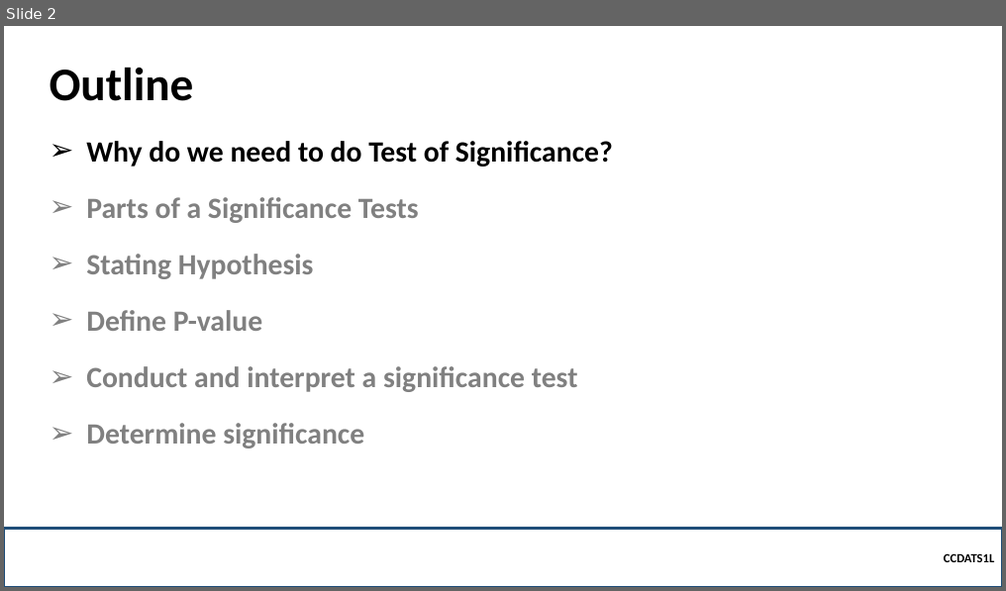
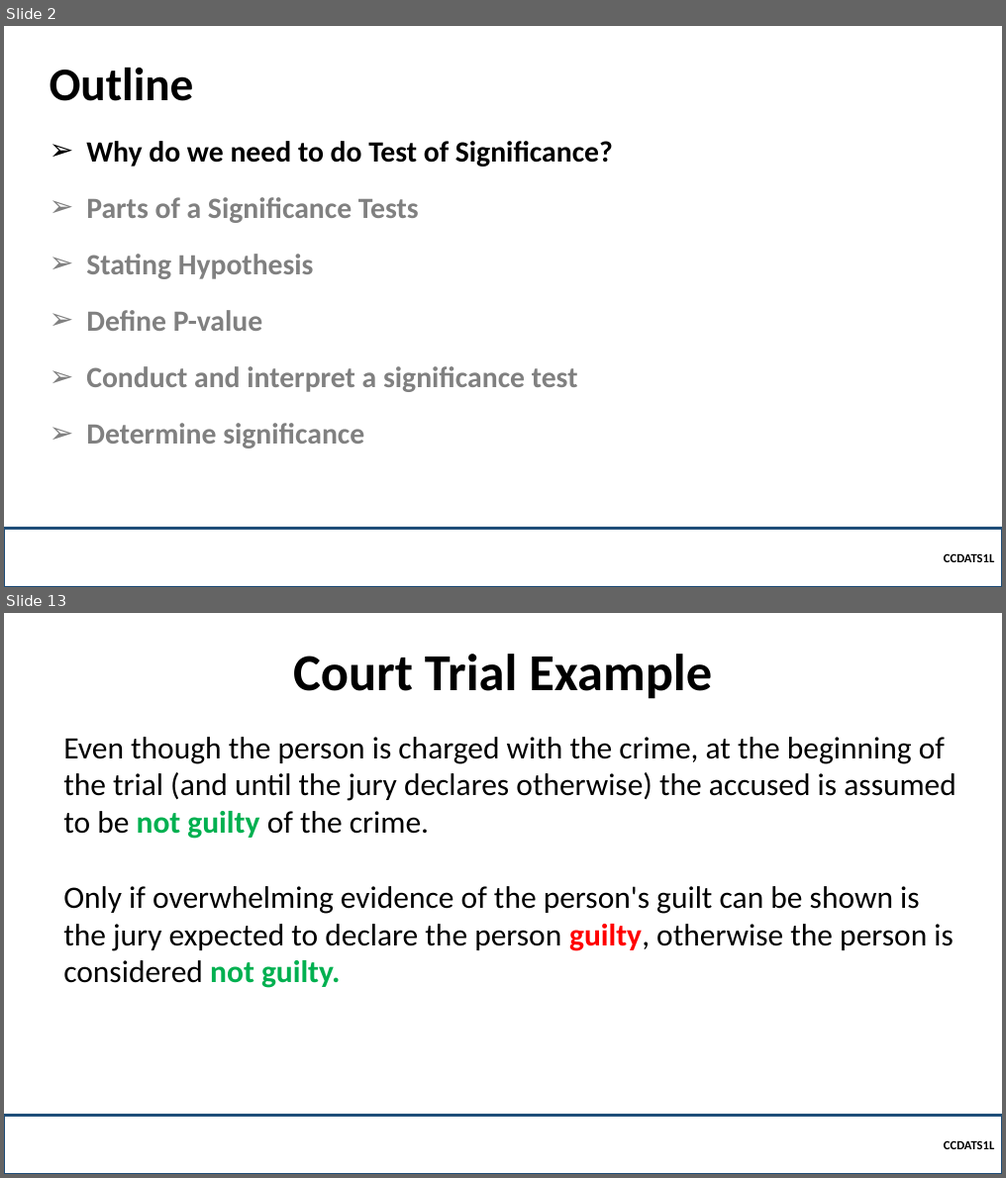
Before and after one commit to robitussin/CCDATS1L, a slide deck: week 10/Test of Significance.pptx. Shown one above the other, each under a label of ours: slide 2 before the commit, slides 2 and 13 after it; the slides between them are not shown. The pictures are 1006x591 and 1006x1178 pixels, drawn with LibreOffice and Linux fonts; fonts in the diff are those of the drawing; background and template pictures are left out. Boxes give left, top, right and bottom in pixels: in the first picture for what was removed or moved away, otherwise in the second. Text is boxed around its words. In the diff, an @@ line names an element or a change of style, - is before the commit and + after.

```diff
--- a/week 10/Test of Significance.pptx
+++ b/week 10/Test of Significance.pptx
@@ slide 13 added at (4, 613, 1002, 1174), background picture (left out) @@
@@ title added at (293, 654, 712, 699), 50 pt, text #000000, bold @@
+Court Trial Example
@@ text added at (63, 737, 956, 988), 30 pt, text #000000 @@
+Even though the person is charged with the crime, at the beginning of the trial (and until the jury declares otherwise) the accused is assumed to be not guilty of the crime.
+Only if overwhelming evidence of the person's guilt can be shown is the jury expected to declare the person guilty, otherwise the person is considered not guilty.
@@ rectangle added at (4, 1115, 1002, 1174), outline #1F4E79 2.25 pt, 12 pt, text #000000, bold @@
+  CCDATS1L
```
Also in this commit, not shown: 2 slides changed, 9 other slides added, 14 slides removed.
